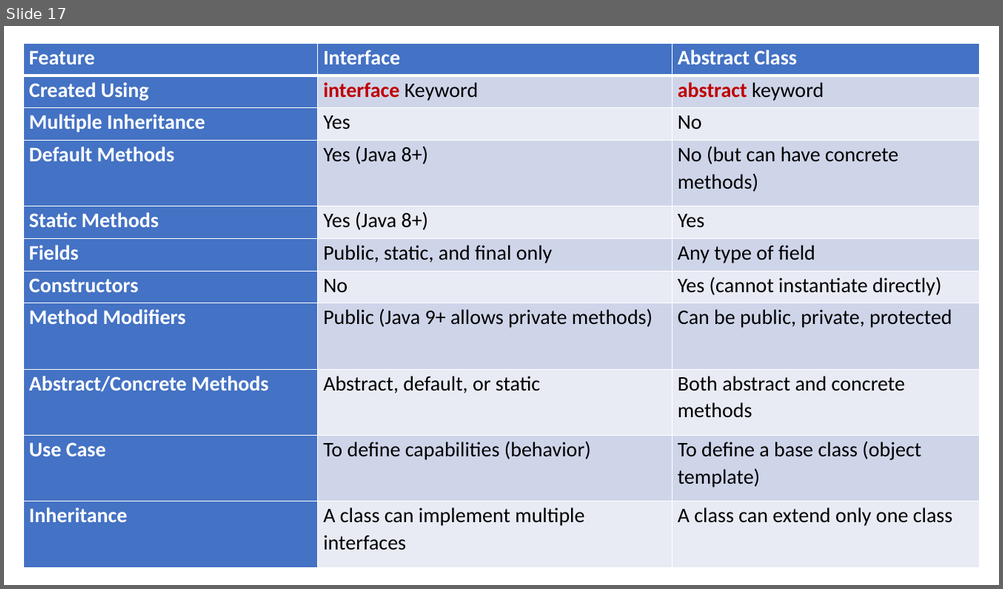
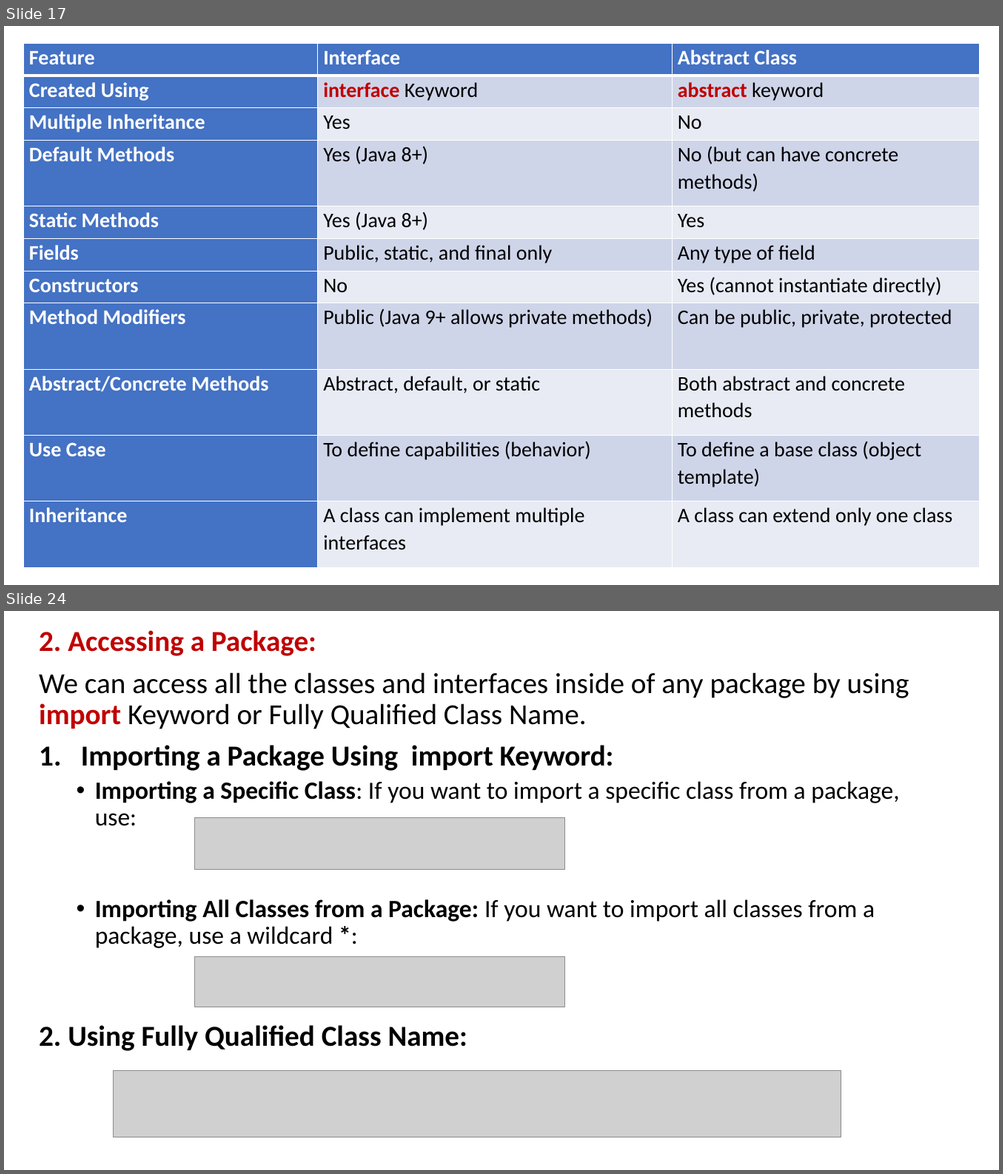
Before and after one commit to PRAMOD-VISHNU-NAIK/MCA-2nd-Sem-Shridevi-College, a slide deck: Theory Class-Notes/Complete Syllabus and Notes/Module-3 Interfaces and Packages.pptx. Shown one above the other, each under a label of ours: slide 17 before the commit, slides 17 and 24 after it; the slides between them are not shown. The pictures are 1003x589 and 1003x1174 pixels, drawn with LibreOffice and Linux fonts; fonts in the diff are those of the drawing; grey boxes stand for pictures. Boxes give left, top, right and bottom in pixels: in the first picture for what was removed or moved away, otherwise in the second. Text is boxed around its words. In the diff, an @@ line names an element or a change of style, - is before the commit and + after.

```diff
--- a/Theory Class-Notes/Complete Syllabus and Notes/Module-3 Interfaces and Packages.pptx
+++ b/Theory Class-Notes/Complete Syllabus and Notes/Module-3 Interfaces and Packages.pptx
@@ slide 24 added at [4,611,999,1170], background #FFFFFF @@
@@ text added at [39,630,909,1051], 28 pt, text #000000 @@
+2. Accessing a Package:
+We can access all the classes and interfaces inside of any package by using import Keyword or Fully Qualified Class Name.
+1. Importing a Package Using import Keyword:
+  • Importing a Specific Class: If you want to import a specific class from a package, use:
+  • Importing All Classes from a Package: If you want to import all classes from a package, use a wildcard *:
+2. Using Fully Qualified Class Name:
@@ picture added at [194,817,564,870] @@
@@ picture added at [194,957,564,1008] @@
@@ picture added at [113,1071,840,1138] @@
```
Also in this commit, not shown: 1 slide changed, 10 other slides added, 3 slides removed, 3 other files.
